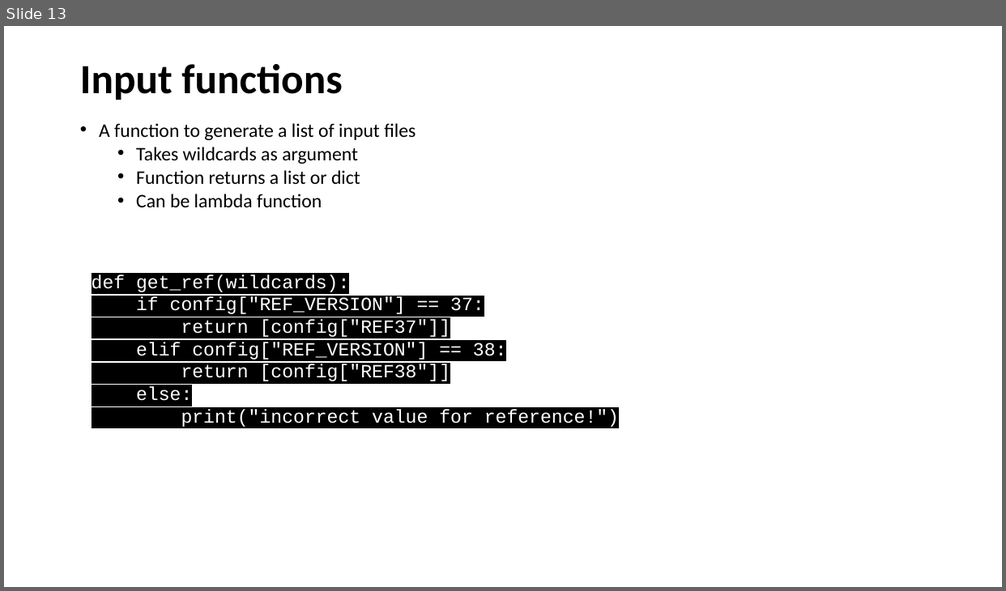
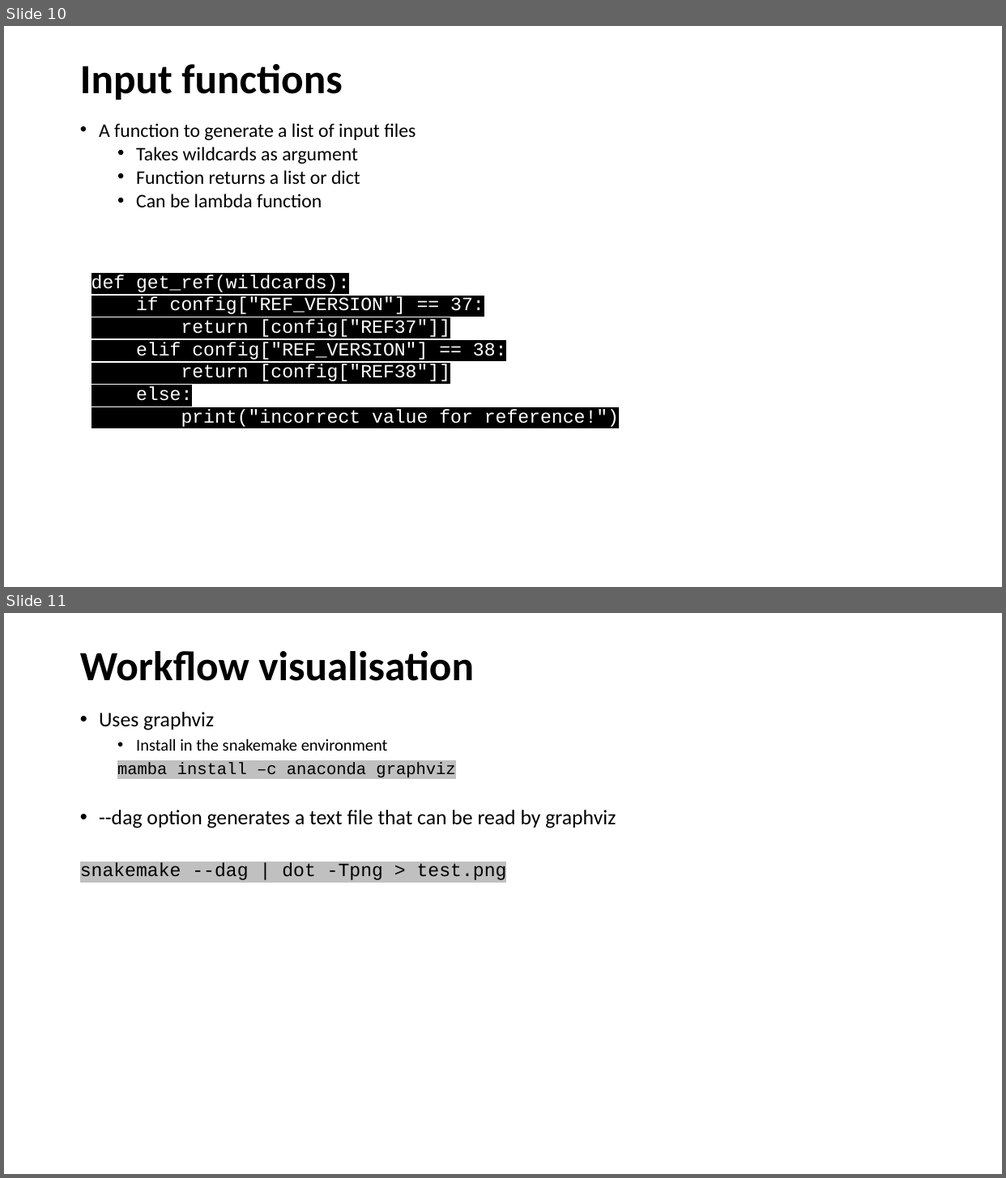
Before and after one commit to sraorao/snakemake_GMS_MT2023, a slide deck: session2/snakemake_2.pptx. Shown one above the other, each under a label of ours: slide 13 before the commit, slides 10 and 11 after it. The pictures are 1006x591 and 1006x1178 pixels, drawn with LibreOffice and Linux fonts; fonts in the diff are those of the drawing. Boxes give left, top, right and bottom in pixels: in the first picture for what was removed or moved away, otherwise in the second. Text is boxed around its words. In the diff, an @@ line names an element or a change of style, - is before the commit and + after.

```diff
--- a/session2/snakemake_2.pptx
+++ b/session2/snakemake_2.pptx
@@ slide 11 added at (4, 613, 1002, 1174), background #FFFFFF @@
@@ title added at (80, 651, 474, 681), 40 pt, text #000000, bold @@
+Workflow visualisation
@@ text added at (99, 712, 616, 828), 20 pt, text #000000 @@
+• Uses graphviz
+  • Install in the snakemake environment
+  mamba install –c anaconda graphviz
+• --dag option generates a text file that can be read by graphviz
@@ text added at (80, 863, 507, 883), 18 pt, text #000000 @@
+snakemake --dag | dot -Tpng > test.png
@@ what was slide 13 is now slide 10 @@
```
Also in this commit, not shown: 1 slide changed, 3 slides removed, 9 other files.
